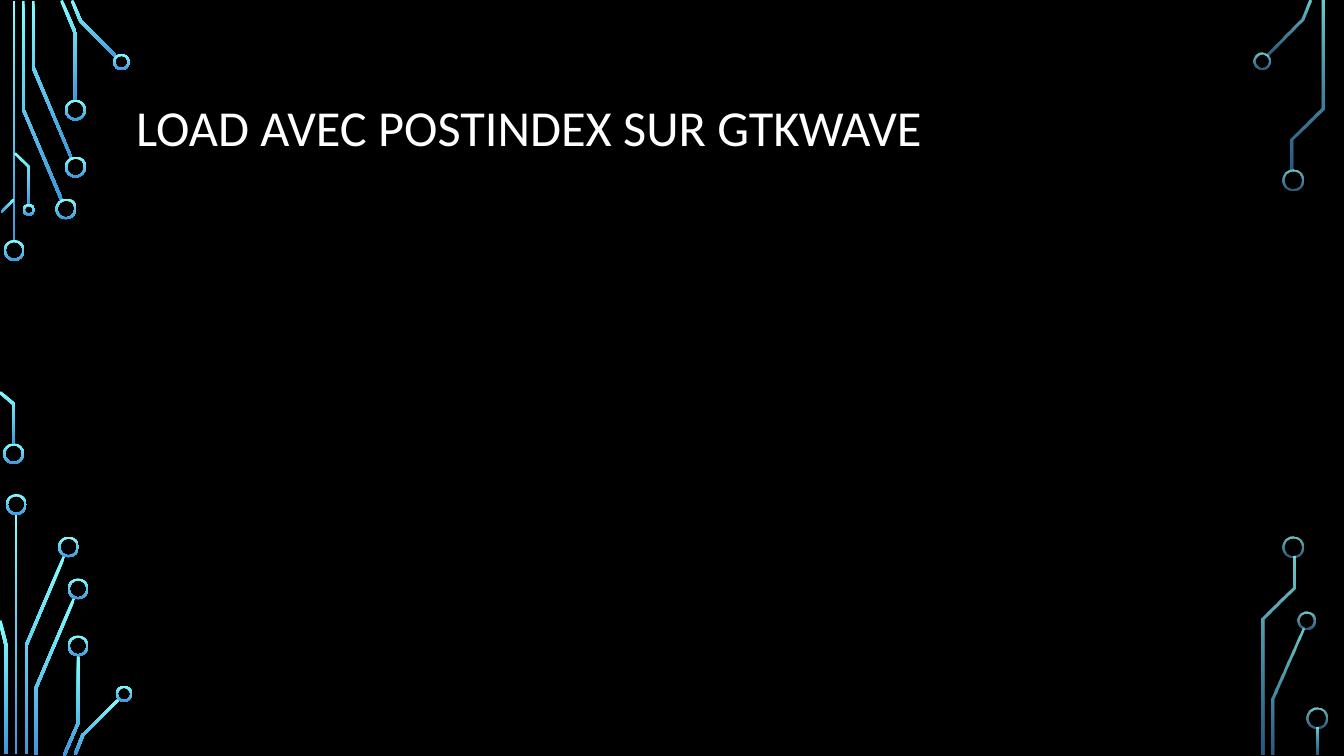
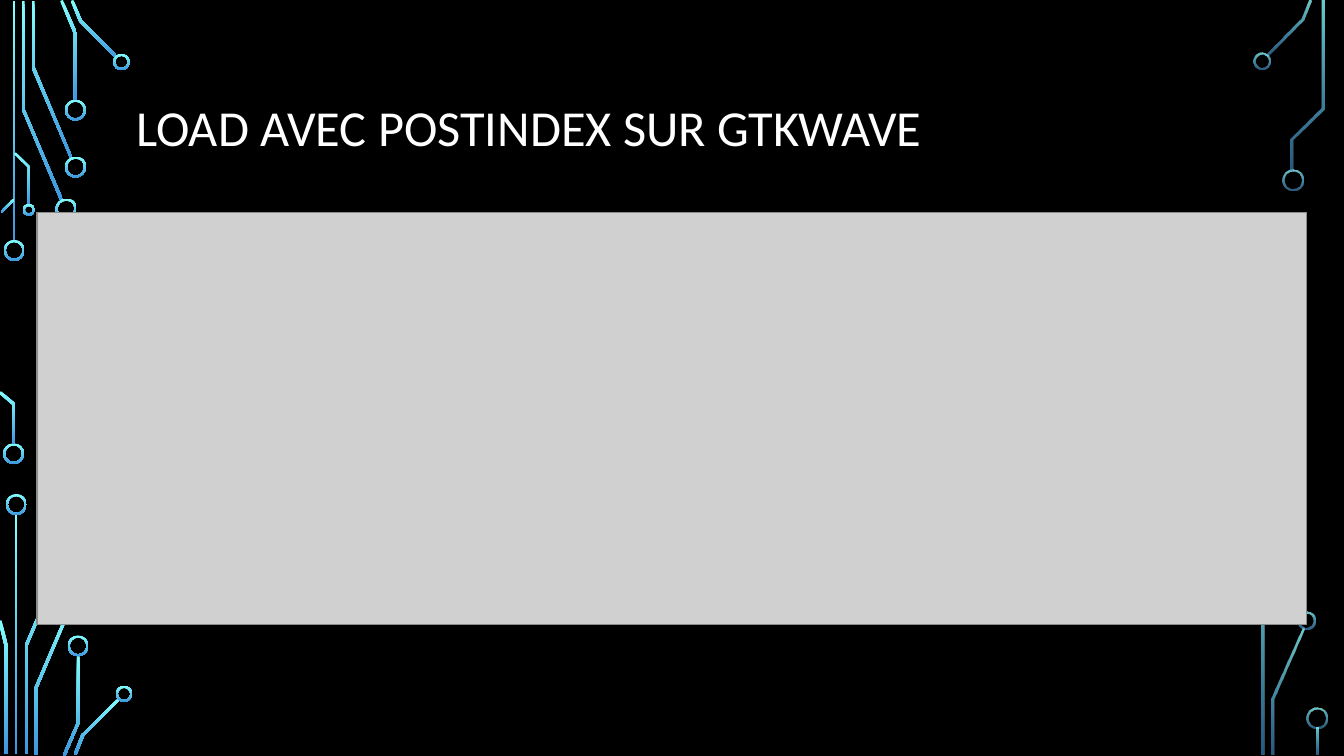
Before and after one commit to Nova-Aegis/VLSI-arm_cpu-project, a slide deck: slide 15 of rapport/VLSI-project-pres.pptx. Drawn at 1344x756 pixels with LibreOffice and Linux fonts; fonts in the diff are those of the drawing; grey boxes stand for pictures; background and template pictures are left out. Boxes give left, top, right and bottom in pixels: in the first picture for what was removed or moved away, otherwise in the second. Text is boxed around its words. In the diff, an @@ line names an element or a change of style, - is before the commit and + after.

```diff
--- a/rapport/VLSI-project-pres.pptx
+++ b/rapport/VLSI-project-pres.pptx
@@ picture added at <box>37,212,1308,624</box> @@
@@ freeform shape removed at <box>58,536,80,558</box> @@
@@ freeform shape removed at <box>1284,536,1305,558</box> @@
@@ freeform shape removed at <box>68,579,89,600</box> @@
```
Also in this commit, not shown: 2 other files.
